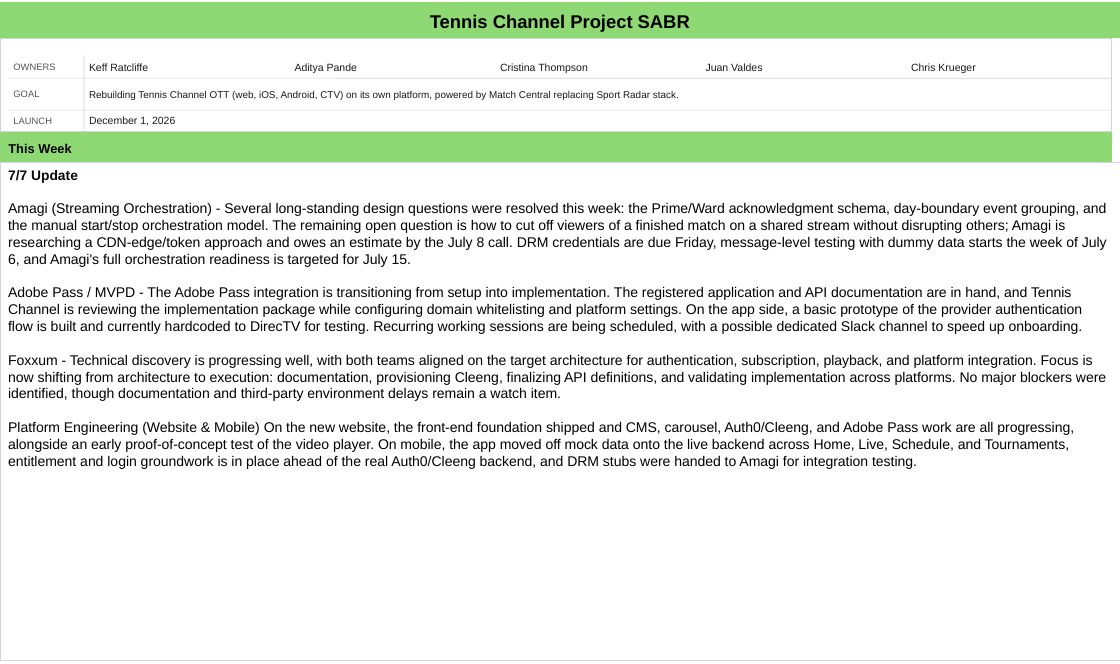
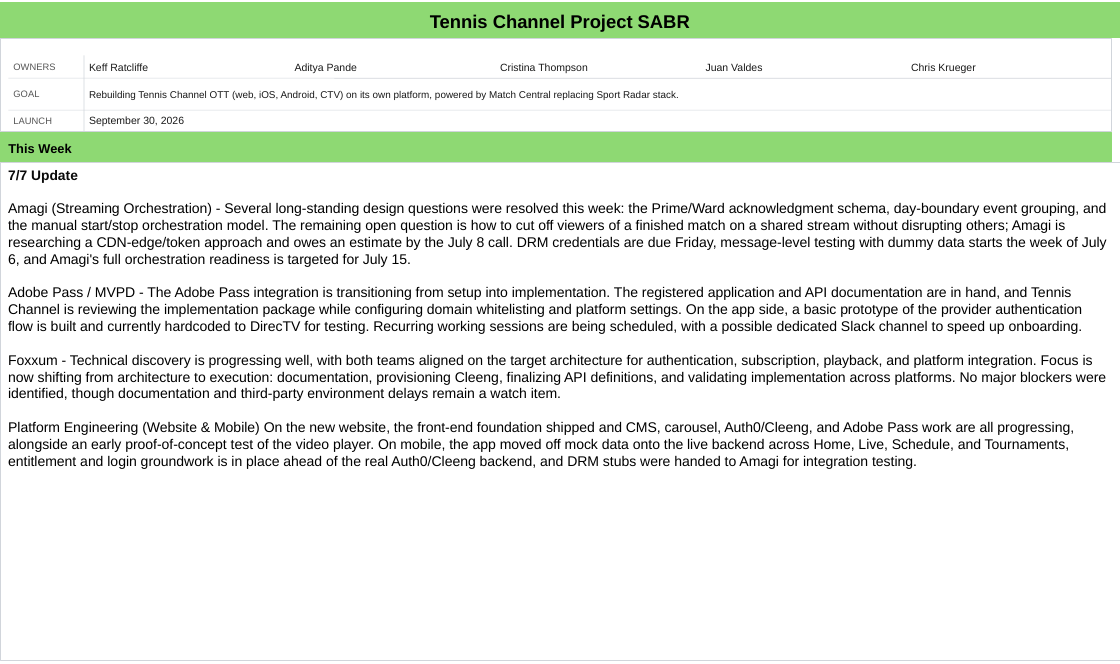
Before and after one commit to jfvtennis/sabr-reporting, a slide deck: slide 1 of SABR_CPR_Component_Status.pptx. Drawn at 1120x664 pixels with LibreOffice and Linux fonts; fonts in the diff are those of the drawing. Boxes give left, top, right and bottom in pixels: in the first picture for what was removed or moved away, otherwise in the second. Text is boxed around its words. In the diff, an @@ line names an element or a change of style, - is before the commit and + after.

```diff
--- a/SABR_CPR_Component_Status.pptx
+++ b/SABR_CPR_Component_Status.pptx
@@ text at (89, 116, 184, 126): text changed @@
-December 1, 2026
+September 30, 2026
```
Also in this commit, not shown: 1 other slide changed, 10 other files.
